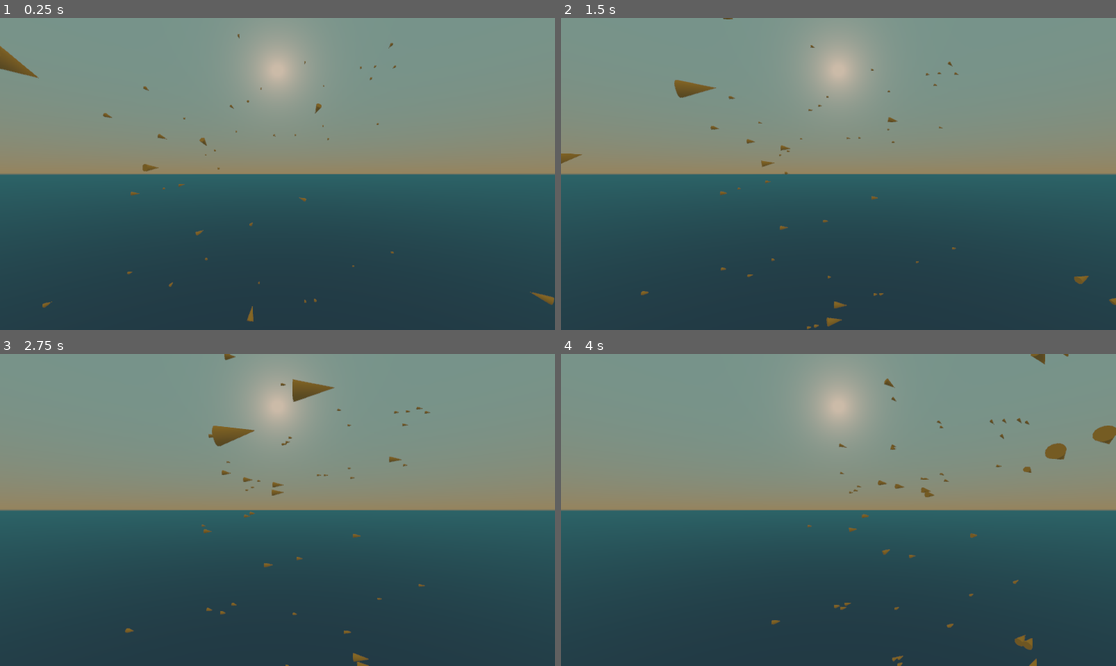
Above: before the commit, frames 1-4 (two rows, left to right).
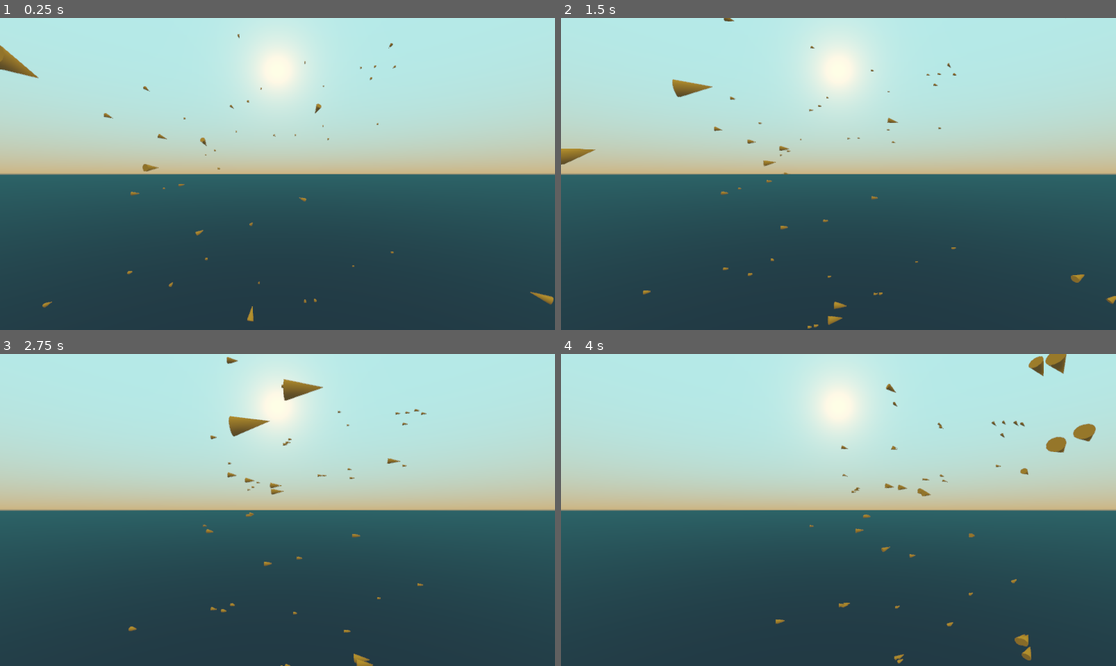
Above: after the commit, the same moments.

Repository: exocetfalling/ExoBoids
Game: Godot game, scene res://scenes/test_scene.tscn
Same seed, same stepped clock (60 frames per second), same inputs: the game is played once before the commit and once after it.
Inputs:
- Up to frame 1 (0.25 s): no input
- Up to frame 2 (1.5 s): hold Right (ui_right) 0.53-1.28 s; hold Down (ui_down) from 1.28 s (still down)
- Up to frame 3 (2.75 s): release Down (ui_down) at 2.03 s; hold Right (ui_right) from 2.03 s (still down)
- Up to frame 4 (4 s): release Right (ui_right) at 2.78 s; hold Up (ui_up) 2.78-3.53 s; hold Left (ui_left) from 3.53 s (still down)

The runs differ from the first frame. In frame 1, 50% of the frame differs, in the area x 0-100%, y 0-98%; in frame 2, 50%; in frame 3, 50%; in frame 4, 50%, in the area x 0-100%, y 0-100%.

Commit message:
Things?

Diff:
--- a/entities/boid/boid.gd
+++ b/entities/boid/boid.gd
@@ -27,7 +27,7 @@
 
 # Exports
 export var COEFF_SEPARATION: float = -0.015
-export var COEFF_COHESION: float = 1.1
+export var COEFF_COHESION: float = 1.2
 export var COEFF_ALIGNMENT: float = 1.0
 export var COEFF_STATION: float = -0.008
 export var COEFF_INPUT: float = 2
--- a/test_scene_env.tres
+++ b/test_scene_env.tres
@@ -1,13 +1,15 @@
 [gd_resource type="Environment" load_steps=2 format=2]
 
 [sub_resource type="ProceduralSky" id=1]
-sky_top_color = Color( 0.466667, 0.580392, 0.545098, 1 )
+sky_top_color = Color( 0.517647, 0.67451, 0.670588, 1 )
 sky_horizon_color = Color( 0.588235, 0.517647, 0.364706, 1 )
+sky_energy = 2.0
 ground_bottom_color = Color( 0.133333, 0.219608, 0.262745, 1 )
 ground_horizon_color = Color( 0.176471, 0.392157, 0.407843, 1 )
 ground_curve = 0.139288
 sun_color = Color( 0.603922, 0.498039, 0.396078, 1 )
 sun_latitude = 25.0
+sun_energy = 2.0
 
 [resource]
 background_mode = 2
